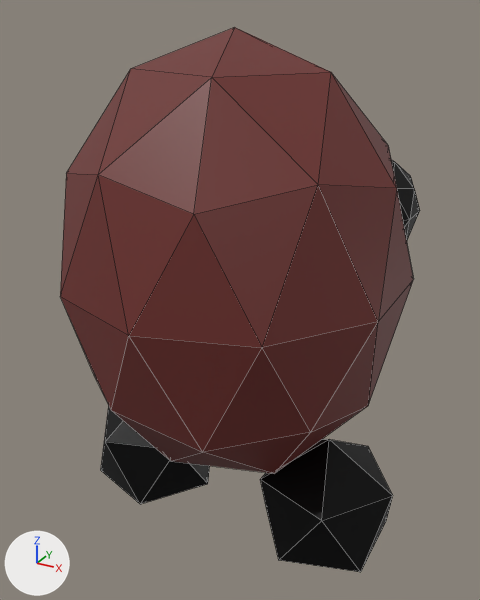
What one commit did to the glTF model public/models/azuki.glb.
Rendered twice from a 50 mm camera at (1.76, -3.14, 3.03) aimed at (0.01, 0.04, 1.44). The axes (+X, +Y, +Z) are drawn at lower left. The lights are the same throughout. Mesh edges are drawn as thin lines. Where no turn or scale is listed for an object, it has been applied to the vertices. Vertices at the same position are counted once.

In view in the first picture: 'Body', 'Eye', 'Leg'.
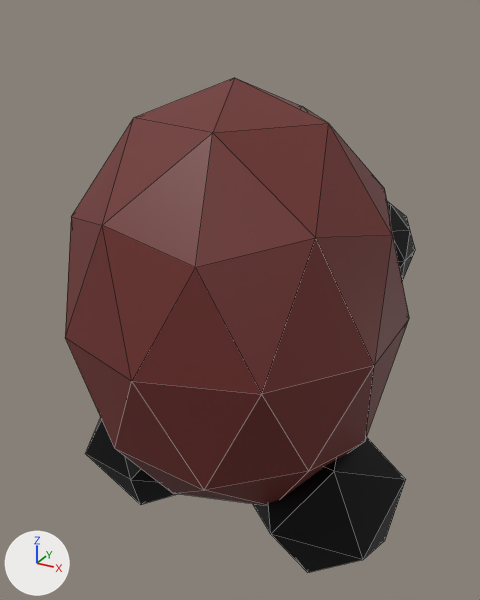
Commit message: Reproportion azuki

Boxes (x1, y1, x2, y2) around the edits, measured in the pictures (480 x 600 px):
'Body', moved
    before: (60, 27, 414, 473)
    after: (65, 78, 409, 505)
'Leg', reshaped, moved, turned, rescaled
    before: (101, 407, 393, 572)
    after: (253, 437, 406, 573)
'Leg.001', added (black)
    after: (85, 418, 176, 505)
'Eye', moved
    before: (391, 160, 420, 240)
    after: (387, 201, 415, 281)
part 1 of me_icosphere_002, deleted (black)
    before: (101, 407, 210, 504)

The change, as a diff of the scene's bpy script:
```diff
--- a/public/models/azuki.glb.py
+++ b/public/models/azuki.glb.py
@@ me_icosphere_002 @@
 me_icosphere_002.from_pydata(...)  # 24 vertices, 40 faces; spans x -3.65..0.89, y -0.85..0.85, z -1.0..1.0
 # used by ob_leg; location = (0.634, 0.0, 0.23); scale = (0.459, 0.459, 0.459)
+# me_icosphere_002 part 1: the loose piece of 12 vertices spanning x -3.65..-1.87, y -0.85..0.85, z -1.0..1.0 is deleted
 me_icosphere_002.materials.append(mat_black)
@@ me_icosphere_005 @@
+me_icosphere_005.from_pydata(...)  # an icosphere of 20 faces spanning x -1.718..-0.817, y -0.484..0.484, z -0.445..0.445
+me_icosphere_005.materials.append(mat_black)  # black #000000
@@ ob_body @@
 ob_body = bpy.data.objects.new('Body', me_icosphere_001)
-ob_body.location = (0.0, 0.0, 1.662)
+ob_body.location = (0.0, 0.0, 1.423)
@@ ob_leg @@
 ob_leg = bpy.data.objects.new('Leg', me_icosphere_002)
-ob_leg.location = (0.634, 0.0, 0.23)
-ob_leg.scale = (0.459, 0.459, 0.459)
+ob_leg.location = (0.634, 0.0, 0.295)
+ob_leg.rotation_euler = (-0.488, 0.0, 0.0)  # degrees (-28, 0, 0)
+ob_leg.scale = (0.504, 0.504, 0.504)
@@ ob_eye @@
 ob_eye = bpy.data.objects.new('Eye', me_icosphere_004)
-ob_eye.location = (0.562, 0.484, 1.973)
+ob_eye.location = (0.562, 0.484, 1.734)
@@ ob_leg_001 @@
+ob_leg_001 = bpy.data.objects.new('Leg.001', me_icosphere_005)
+ob_leg_001.location = (0.634, 0.0, 0.295)
```
